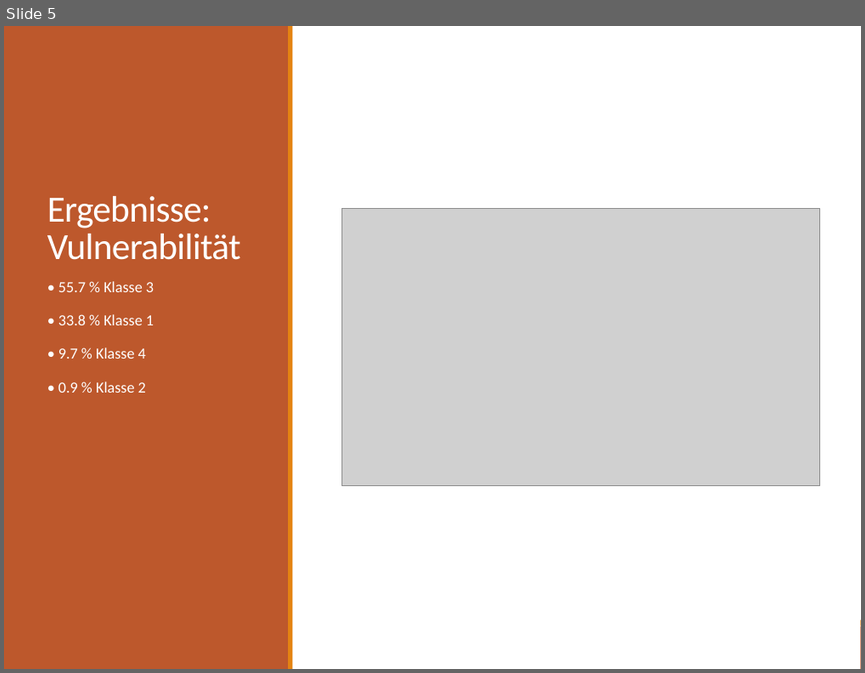
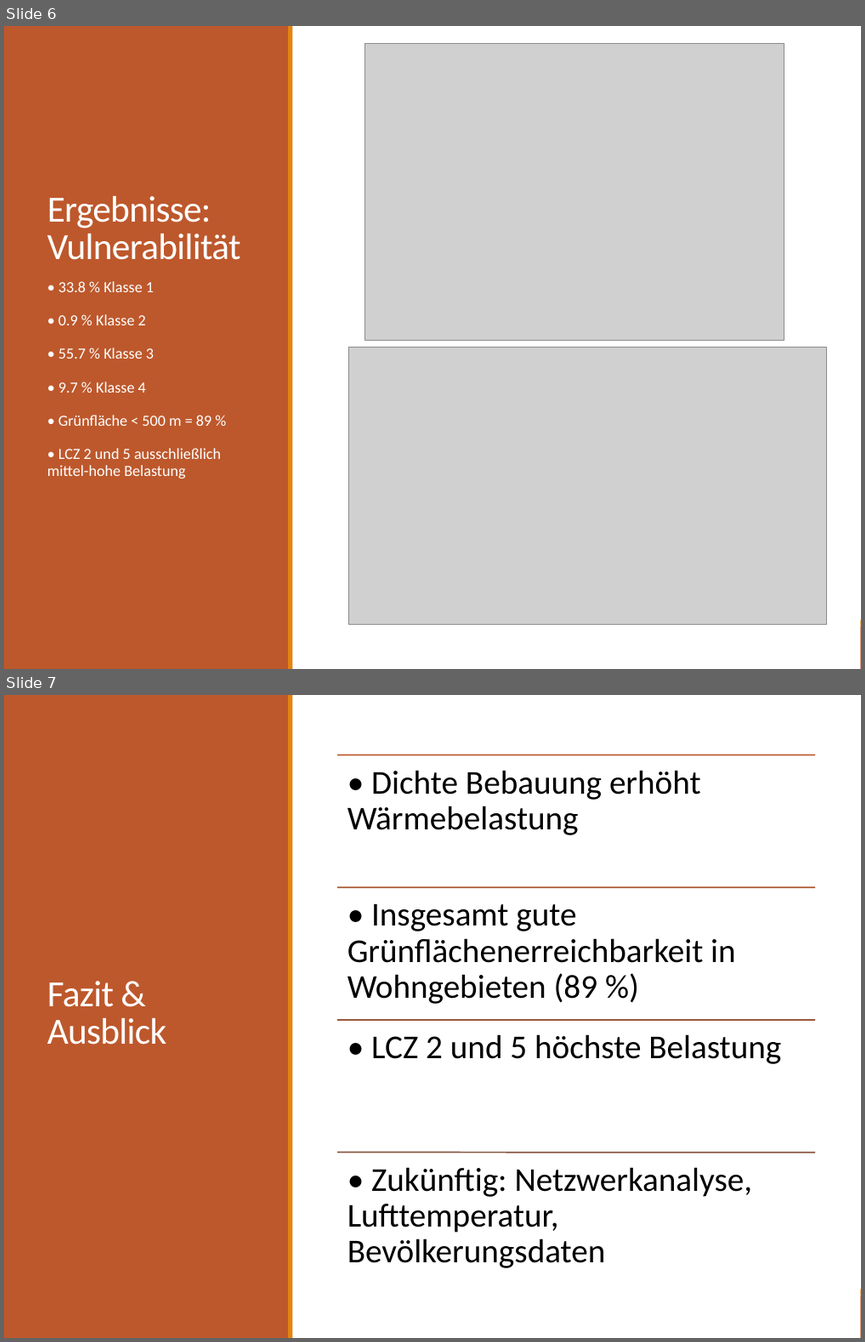
Before and after one commit to leonfallair/Climate_action, a slide deck: final_submission/Wiesbaden_Faller.pptx. Shown one above the other, each under a label of ours: slide 5 before the commit, slides 6 and 7 after it. The pictures are 865x673 and 865x1342 pixels, drawn with LibreOffice and Linux fonts; fonts in the diff are those of the drawing; grey boxes stand for pictures. Boxes give left, top, right and bottom in pixels: in the first picture for what was removed or moved away, otherwise in the second. Text is boxed around its words. In the diff, an @@ line names an element or a change of style, - is before the commit and + after.

```diff
--- a/final_submission/Wiesbaden_Faller.pptx
+++ b/final_submission/Wiesbaden_Faller.pptx
@@ slide 7 added at (4, 695, 861, 1338), background #FFFFFF; not listed: 2 template elements that a slide beside it also shows @@
@@ rectangle added at (4, 695, 861, 1338), fill #FFFFFF @@
@@ rectangle added at (4, 695, 289, 1338), fill #BD582C @@
@@ rectangle added at (288, 695, 292, 1338), fill #E48312 @@
@@ title added at (47, 981, 166, 1044), 31 pt, text #FFFFFF @@
+Fazit & Ausblick
@@ group added at (337, 755, 815, 1268): 4 lines, 4 texts @@
+• Dichte Bebauung erhöht Wärmebelastung
+• Insgesamt gute Grünflächenerreichbarkeit in Wohngebieten (89 %)
+• LCZ 2 und 5 höchste Belastung
+• Zukünftig: Netzwerkanalyse, Lufttemperatur, Bevölkerungsdaten
@@ what was slide 5 is now slide 6 @@
@@ slide 6 changed as well @@
@@ picture added at (364, 43, 784, 340) @@
@@ text at (58, 281, 154, 325): paragraphs added @@
+  • 33.8 % Klasse 1
+  • 0.9 % Klasse 2
@@ text at (58, 314, 154, 325): paragraph removed @@
-  • 33.8 % Klasse 1
@@ picture: place and size @@
-picture at (341, 209, 820, 485)
+picture at (348, 347, 827, 624)
@@ text at (47, 414, 221, 478): text changed @@
-  • 0.9 % Klasse 2
+  • Grünfläche < 500 m = 89 %
+  • LCZ 2 und 5 ausschließlich mittel-hohe Belastung
```
Also in this commit, not shown: 4 other slides changed, 2 other slides added, 2 slides removed.
